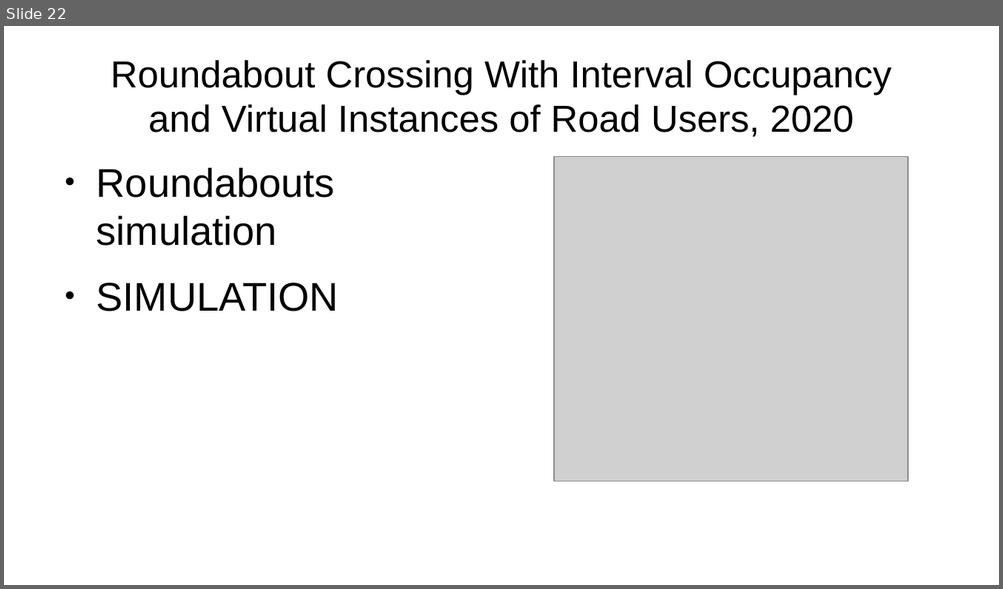
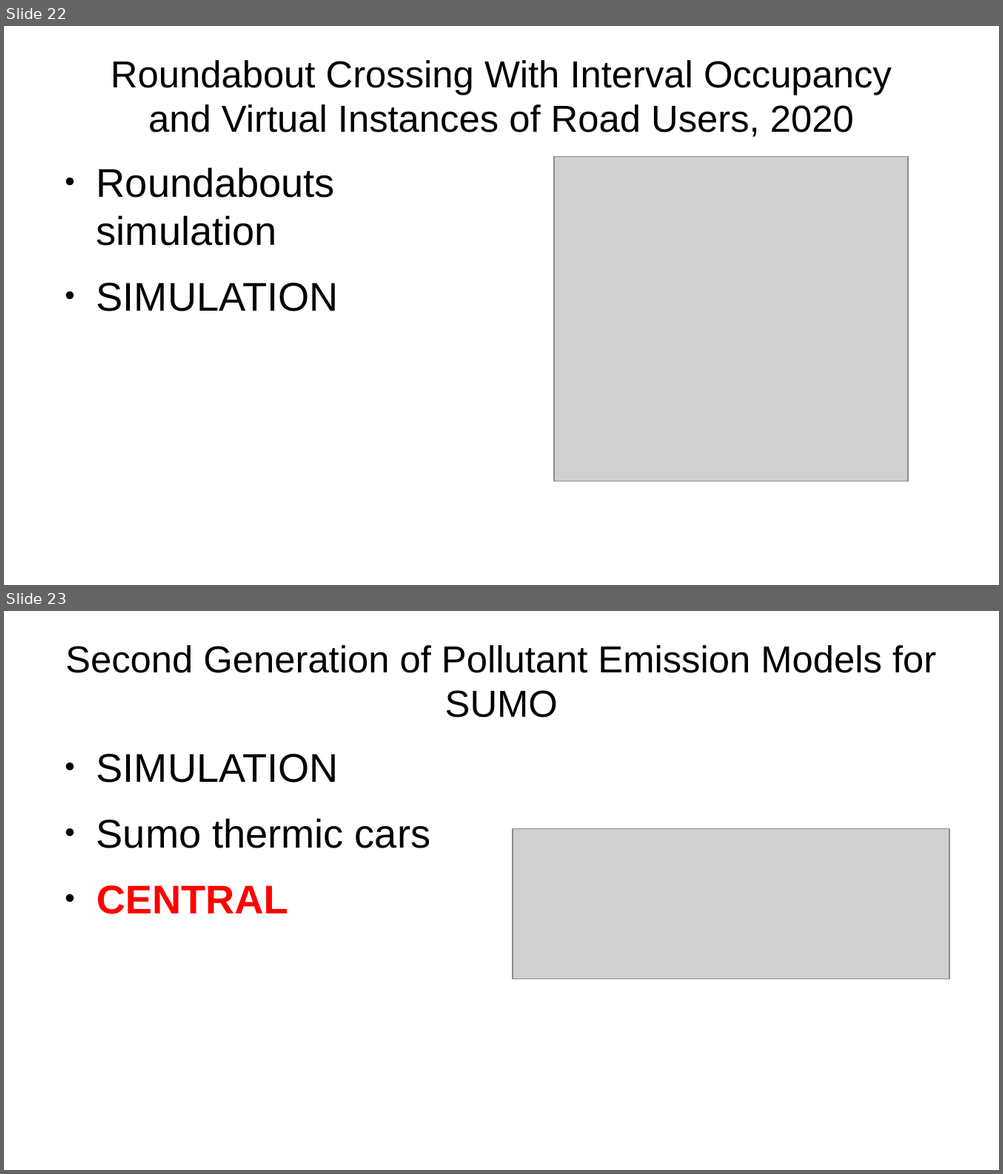
Before and after one commit to Eigho/Cassiopee_2023_n38, a slide deck: Docs/Articles_premier_tri/Articles.odp. Shown one above the other, each under a label of ours: slide 22 before the commit, slides 22 and 23 after it. The pictures are 1003x589 and 1003x1174 pixels, drawn with LibreOffice and Linux fonts; fonts in the diff are those of the drawing; grey boxes stand for pictures. Boxes give left, top, right and bottom in pixels: in the first picture for what was removed or moved away, otherwise in the second. Text is boxed around its words. In the diff, an @@ line names an element or a change of style, - is before the commit and + after.

```diff
--- a/Docs/Articles_premier_tri/Articles.odp
+++ b/Docs/Articles_premier_tri/Articles.odp
@@ slide 23 added at box(4, 611, 999, 1170), background #FFFFFF @@
@@ title added at box(65, 645, 936, 718), 30 pt, text #000000 @@
+Second Generation of Pollutant Emission Models for
+SUMO
@@ text added at box(96, 754, 430, 914), 32 pt, text #000000 @@
+● SIMULATION
+● Sumo thermic cars
+● CENTRAL
@@ picture added at box(512, 829, 949, 980) @@
```
Also in this commit, not shown: 2 other slides added, 14 other files.
